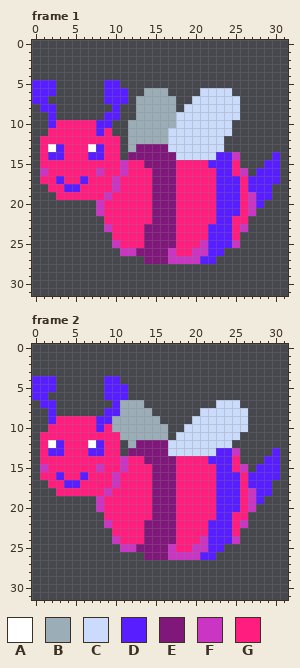
One commit to this pixel-art file: Assets/Sprites/Bee.aseprite. That is the earlier state.
32x32 pixels, 2 frames. Shown: frame 1, frame 2.
Palette (. is transparent): A #ffffff  B #9badb7  C #cbdbfc  D #581eff  E #80187b  F #cb35c4  G #ff1e80
After:
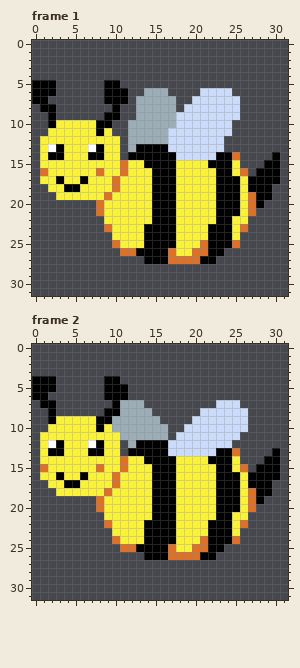
Diff:
@@ palette @@
-D #581eff
+D #000000
-F #cb35c4
+F #df7126
-G #ff1e80
+G #fbf236
--- frame 1
@@ x 10..19 @@
 12 G.BBBBBCCC
-13 G.BEEEECCC
-14 G.EEEEEECC
-15 GFGGEEEEGG
-16 GFGGGEEEGG
-17 FGGGGEEEGG
-18 FGGGGEEEGG
-19 GGGGGEEEGG
-20 GGGGGEEEGG
-21 GGGGGEEEGG
-22 GGGGGEEEGG
-23 GGGGEEEEGG
-24 GGGGEEEEGG
-25 FGGGEEEEGG
-26 .FFEEEEFGG
-27 ....EEEFFF
+13 G.BDDDDCCC
+14 G.DDDDDDCC
+15 GFGGDDDDGG
+16 GFGGGDDDGG
+17 FGGGGDDDGG
+18 FGGGGDDDGG
+19 GGGGGDDDGG
+20 GGGGGDDDGG
+21 GGGGGDDDGG
+22 GGGGGDDDGG
+23 GGGGDDDDGG
+24 GGGGDDDDGG
+25 FGGGDDDDGG
+26 .FFDDDDFGG
+27 ....DDDFFF
 28 ..........
--- frame 2
@@ x 10..19 @@
 11 GBBBBBB.CC
-12 G.BEEEECCC
-13 G.EEEEECCC
-14 GFGGEEEEGG
-15 GFGGGEEEGG
-16 FGGGGEEEGG
-17 FGGGGEEEGG
-18 GGGGGEEEGG
-19 GGGGGEEEGG
-20 GGGGGEEEGG
-21 GGGGGEEEGG
-22 GGGGEEEEGG
-23 GGGGEEEEGG
-24 FGGGEEEEGG
-25 .FFEEEEFGG
-26 ....EEEFFF
+12 G.BDDDDCCC
+13 G.DDDDDCCC
+14 GFGGDDDDGG
+15 GFGGGDDDGG
+16 FGGGGDDDGG
+17 FGGGGDDDGG
+18 GGGGGDDDGG
+19 GGGGGDDDGG
+20 GGGGGDDDGG
+21 GGGGGDDDGG
+22 GGGGDDDDGG
+23 GGGGDDDDGG
+24 FGGGDDDDGG
+25 .FFDDDDFGG
+26 ....DDDFFF
 27 ..........
Boxes around the changes in both pictures, in picture pixels (x1, y1, x2, y2):
changed: (32, 80, 280, 264)
changed: (32, 376, 280, 560)
